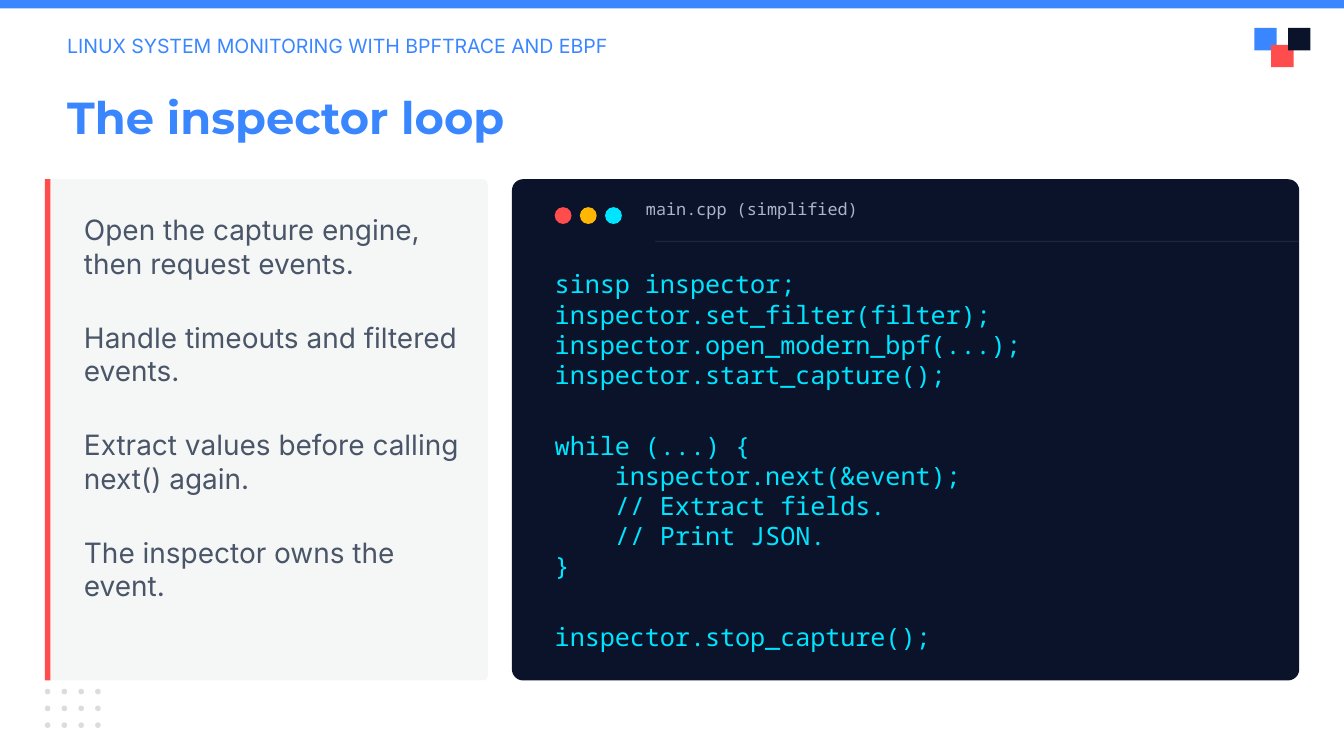
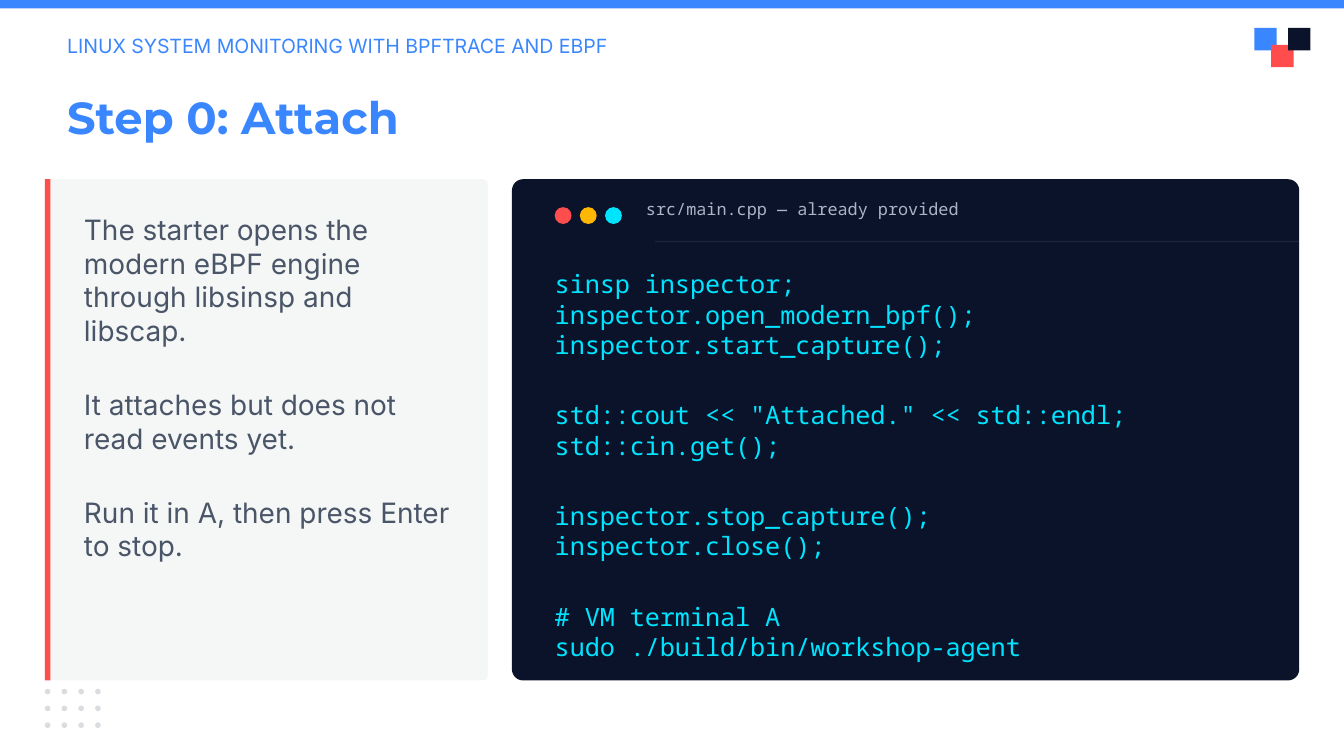
Before and after one commit to julianshalaby-perj/falco-libs-workshop, a slide deck: slide 5 of presentation/falco-libs-intro.pptx (slide 4 before the commit). Drawn at 1344x756 pixels with LibreOffice and Linux fonts; fonts in the diff are those of the drawing; background and template pictures are left out. Boxes give left, top, right and bottom in pixels: in the first picture for what was removed or moved away, otherwise in the second. Text is boxed around its words. In the diff, an @@ line names an element or a change of style, - is before the commit and + after.

Commit message:
Teach attachment, reading, filtering, and context in 12 slides

```diff
--- a/presentation/falco-libs-intro.pptx
+++ b/presentation/falco-libs-intro.pptx
@@ text at box(67, 100, 399, 143): text changed @@
-The inspector loop
+Step 0: Attach
@@ text at box(646, 202, 959, 219): text changed @@
-main.cpp (simplified)
+src/main.cpp — already provided
@@ text at box(84, 219, 449, 562): text changed @@
-Open the capture engine, then request events.
-Handle timeouts and filtered events.
-Extract values before calling next() again.
-The inspector owns the event.
+The starter opens the modern eBPF engine through libsinsp and libscap.
+It attaches but does not read events yet.
+Run it in A, then press Enter to stop.
@@ text at box(555, 304, 976, 330): text changed @@
-inspector.set_filter(filter);
-inspector.open_modern_bpf(...);
+inspector.open_modern_bpf();
@@ text at box(555, 405, 1126, 461): text changed @@
-while (...) {
-inspector.next(&event);
-// Extract fields.
-// Print JSON.
-}
+std::cout << "Attached." << std::endl;
+std::cin.get();
@@ text at box(555, 536, 1021, 662): paragraphs added @@
+inspector.close();
+# VM terminal A
+sudo ./build/bin/workshop-agent
```
Also in this commit, not shown: 6 other slides changed, 4 slides added, 12 slides removed.
